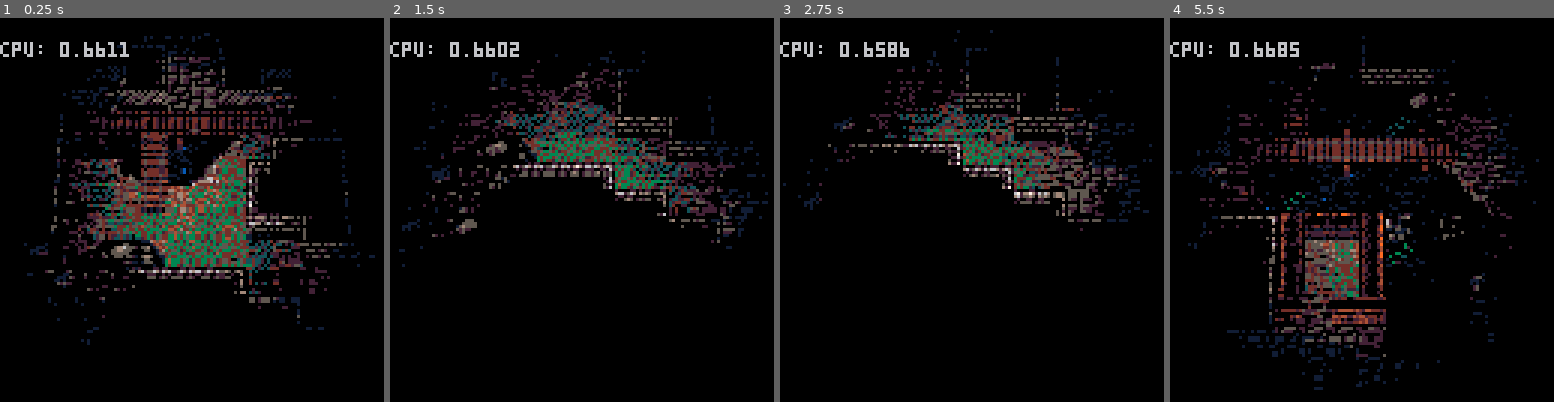
Above: before the commit, frames 1-4 (left to right).
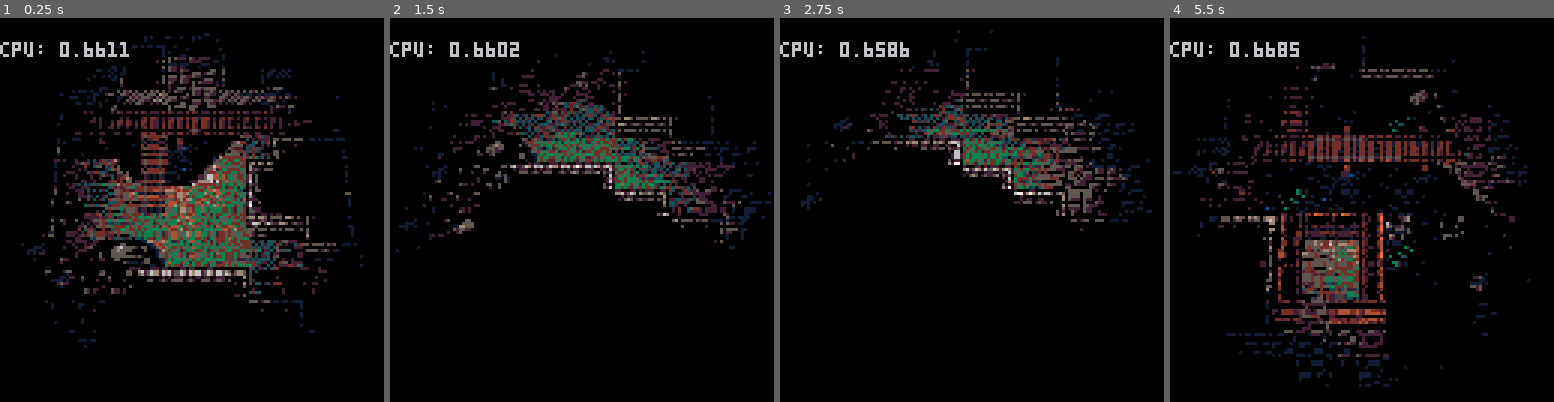
Above: after the commit, the same moments.

Repository: aevns/pico-8-carts
Game: PICO-8 cartridge test/tline_3_test.p8
The game is run twice, just before and just after one commit, with the same random seed, the same clock (stepped at 60 frames per second) and the same inputs.
Inputs:
- Up to frame 1 (0.25 s): no input
- Up to frame 2 (1.5 s): no input
- Up to frame 3 (2.75 s): no input
- Up to frame 4 (5.5 s): no input

The runs differ from the first frame. In frame 1, 7.0% of the frame differs, in the area x 5-98%, y 8-86%; in frame 2, 3.3%; in frame 3, 3.9%; in frame 4, 9.7%, in the area x 0-97%, y 12-97%.

Commit message:
Slight increase to perspective effect

Diff:
--- a/test/tline_3_test.p8
+++ b/test/tline_3_test.p8
@@ -72,7 +72,7 @@
             x1 = (63.5 - dx + rnd(s * 15)) \ 1
             x2 = (63.5 + dx - rnd(s * 15)) \ 1
             if x1 < x2 then
-                per = 1 / (1 + row / 600)
+                per = 1 / (1 + row / 512)
                 tline(
                     x1, row,
                     x2, row,
@@ -334,10 +334,10 @@
 
 
 __map__
-00000000000000000000000000635158494a454140426d406200000000000000000000006372707070707375755155767575755175557575757675757675515151515100000000000000000000000000000000000000000000000000000000000000000000000000000000000000000000000000000000000000000000000000
-00636666666666666666620000634b5149464544404041437271717171717300000000006372494949497376515151515151515151517551757575767551515151515100000000000000000000000000000000000000000000000000000000000000000000000000000000000000000000000000000000000000000000000000
-0063464648484848454462000063414b4964616165514c44724143454543730000000000637249494949735151515151765d404b51515151557575755551515151515100000000000000000000000000000000000000000000000000000000000000000000000000000000000000000000000000000000000000000000000000
-00634547484848484745620000636d414962000063516465726d404144407300000000006370707049707057515849595d6d406d76575151575176755151515151515100000000000000000000000000000000000000000000000000000000000000000000000000000000000000000000000000000000000000000000000000
+00000063666666666200000000635158494a454140426d406200000000000000000000006372707070707375755155767575755175557575757675757675515151515100000000000000000000000000000000000000000000000000000000000000000000000000000000000000000000000000000000000000000000000000
+00006366464646456662000000634b5149464544404041437271717171717300000000006372494949497376515151515151515151517551757575767551515151515100000000000000000000000000000000000000000000000000000000000000000000000000000000000000000000000000000000000000000000000000
+0063664646464646456662000063414b4964616165514c44724143454543730000000000637249494949735151515151765d404b51515151557575755551515151515100000000000000000000000000000000000000000000000000000000000000000000000000000000000000000000000000000000000000000000000000
+00634647464646464746620000636d414962000063516465726d404144407300000000006370707049707057515849595d6d406d76575151575176755151515151515100000000000000000000000000000000000000000000000000000000000000000000000000000000000000000000000000000000000000000000000000
 0063454646454645464662636060404d5160606060516060707070704170706060620000634848484948484848484951404342416d727070735951755151515151515100000000000000000000000000000000000000000000000000000000000000000000000000000000000000000000000000000000000000000000000000
 00634646454445464545626355584959515151767555755151575158494848484162000063495955495151565551494a4344434040724848735151515175515151515100000000000000000000000000000000000000000000000000000000000000000000000000000000000000000000000000000000000000000000000000
 00006161616165454464006349594951575155575d4143414848484849515651406200006349515849595151515145414445474441704870705951755151515151515100000000000000000000000000000000000000000000000000000000000000000000000000000000000000000000000000000000000000000000000000
